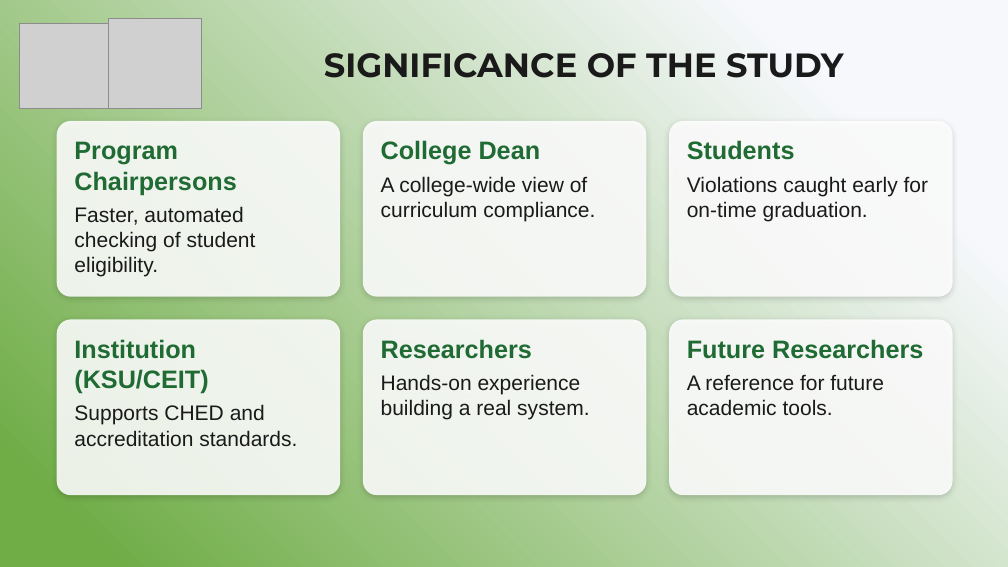
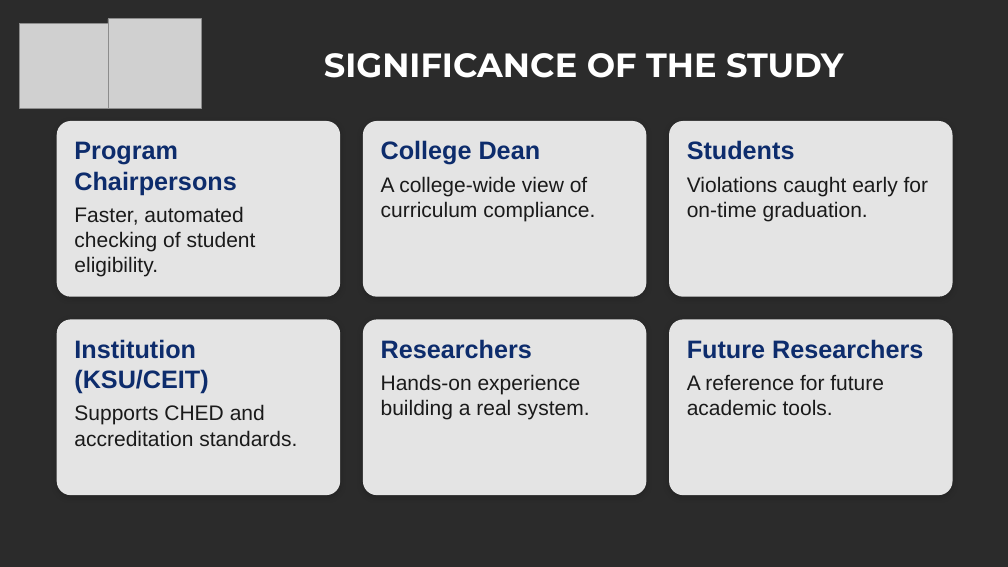
Before and after one commit to Spot7y/auditrix, a slide deck: slide 8 of docs/paper/Auditrix Defense Presentation.pptx. Drawn at 1008x567 pixels with LibreOffice and Linux fonts; fonts in the diff are those of the drawing; grey boxes stand for pictures; background and template pictures are left out; a plain dark background stands for a picture behind light text. Boxes give left, top, right and bottom in pixels: in the first picture for what was removed or moved away, otherwise in the second. Text is boxed around its words. In the diff, an @@ line names an element or a change of style, - is before the commit and + after.

```diff
--- a/docs/paper/Auditrix Defense Presentation.pptx
+++ b/docs/paper/Auditrix Defense Presentation.pptx
@@ background #FFFFFF to picture (left out) @@
@@ rectangle removed at (x1=0, y1=0, x2=1008, y2=567) @@
@@ text "SIGNIFICANCE OF THE STUDY" at (x1=324, y1=53, x2=843, y2=78): text colour #1A1A1A to #FFFFFF @@
@@ text in rounded rectangle at (x1=74, y1=141, x2=236, y2=195): text colour #1F6B33 to #0D2C6C in "Program Chairpersons" @@
@@ text in rounded rectangle at (x1=381, y1=140, x2=541, y2=165): text colour #1F6B33 to #0D2C6C in "College Dean" @@
@@ text in rounded rectangle at (x1=687, y1=140, x2=795, y2=160): text colour #1F6B33 to #0D2C6C in "Students" @@
@@ text in rounded rectangle at (x1=74, y1=339, x2=208, y2=394): text colour #1F6B33 to #0D2C6C in "Institution (KSU/CEIT)" @@
@@ text in rounded rectangle at (x1=381, y1=339, x2=532, y2=359): text colour #1F6B33 to #0D2C6C in "Researchers" @@
@@ text in rounded rectangle at (x1=687, y1=339, x2=923, y2=359): text colour #1F6B33 to #0D2C6C in "Future Researchers" @@
```
Also in this commit, not shown: 16 other slides changed.
